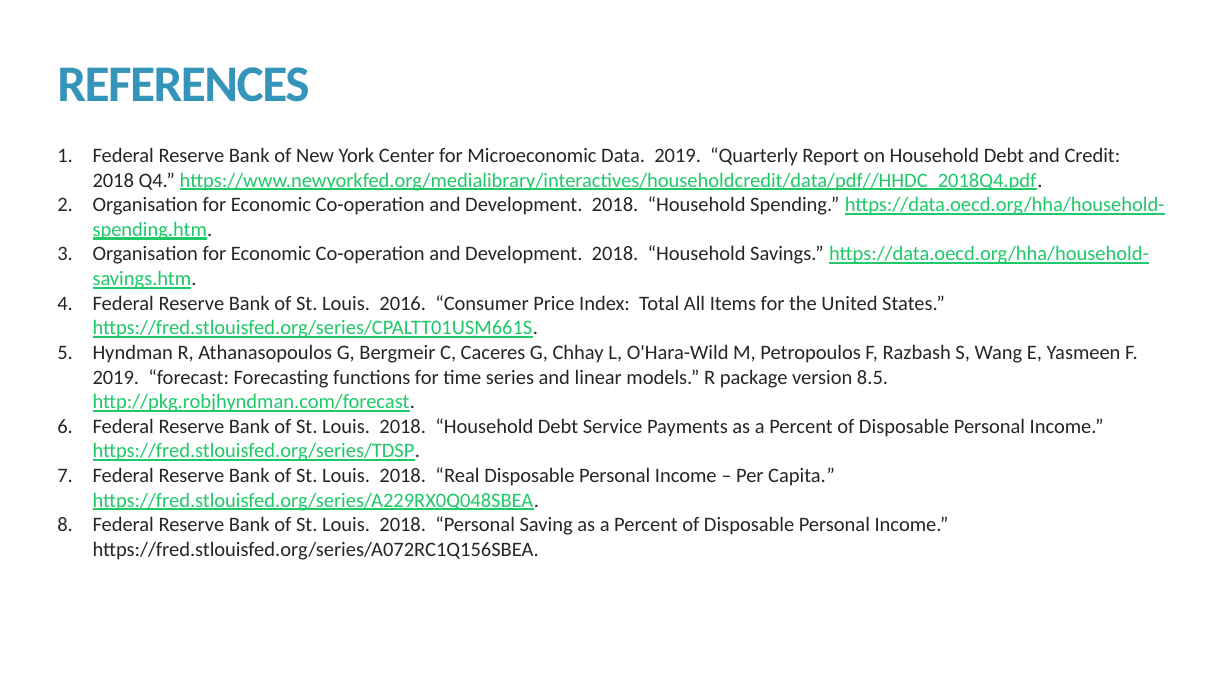
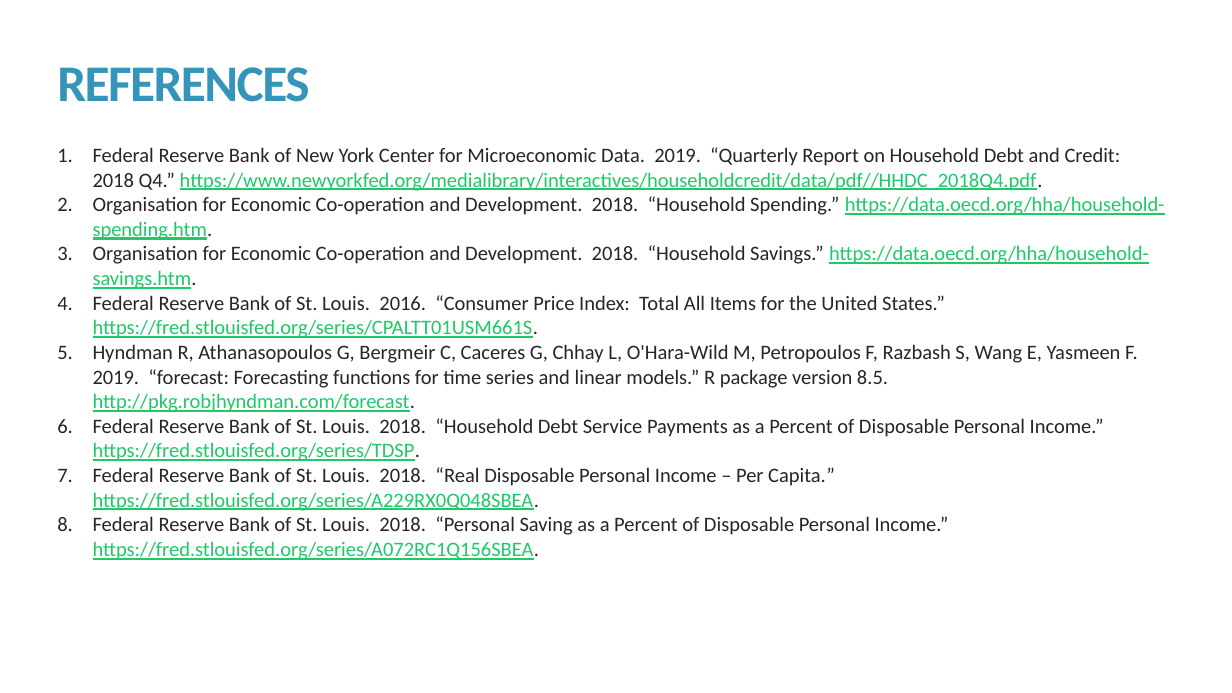
Before and after one commit to kmprioliPROF/MAT_8444_Final_Project, a slide deck: slide 19 of Prioli_Final_Proj.pptx. Drawn at 1232x693 pixels with LibreOffice and Linux fonts; fonts in the diff are those of the drawing. Boxes give left, top, right and bottom in pixels: in the first picture for what was removed or moved away, otherwise in the second. Text is boxed around its words. In the diff, an @@ line names an element or a change of style, - is before the commit and + after.

```diff
--- a/Prioli_Final_Proj.pptx
+++ b/Prioli_Final_Proj.pptx
@@ text at (x1=93, y1=516, x2=949, y2=560): text colour #262626 to #1FC967, underline on in "https://fred.stlouisfed.org/series/A072RC1Q156SBEA." @@
```
Also in this commit, not shown: 5 other slides changed, 2 other files.
